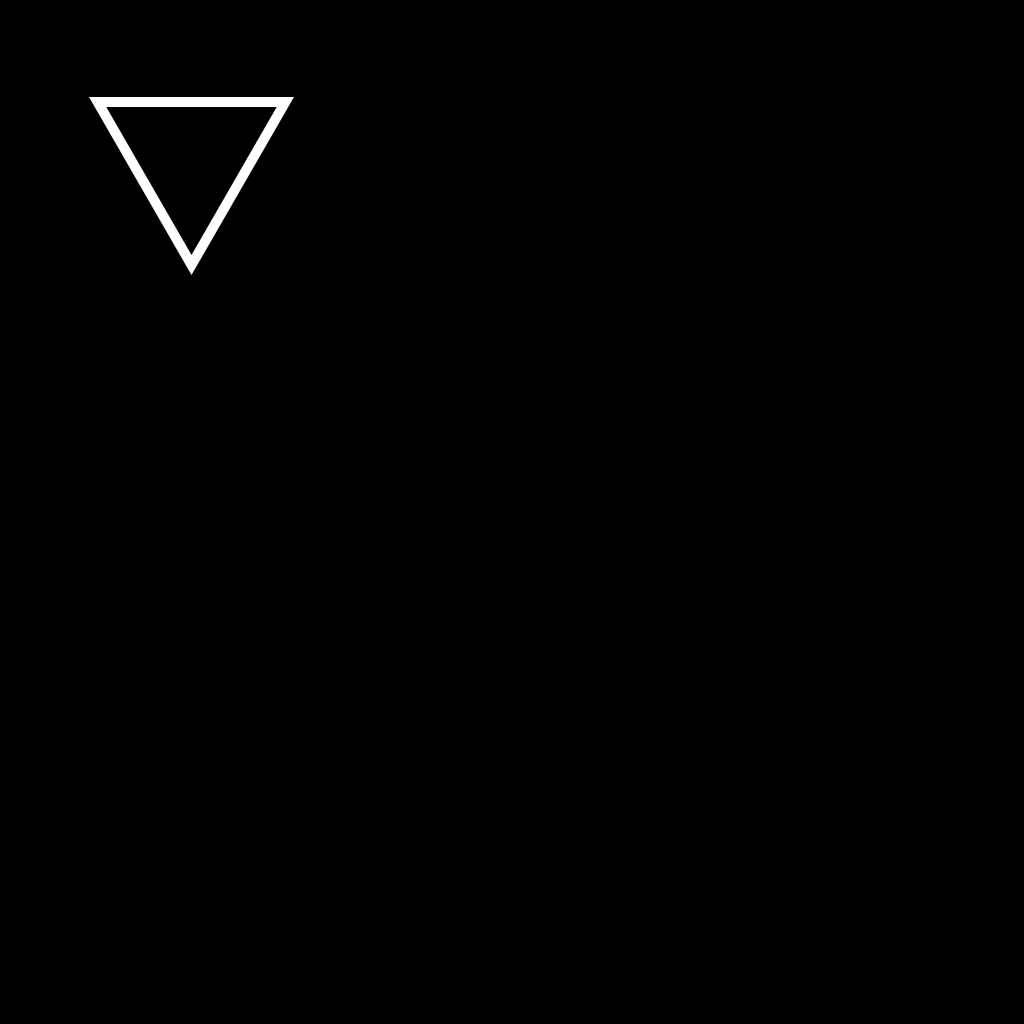
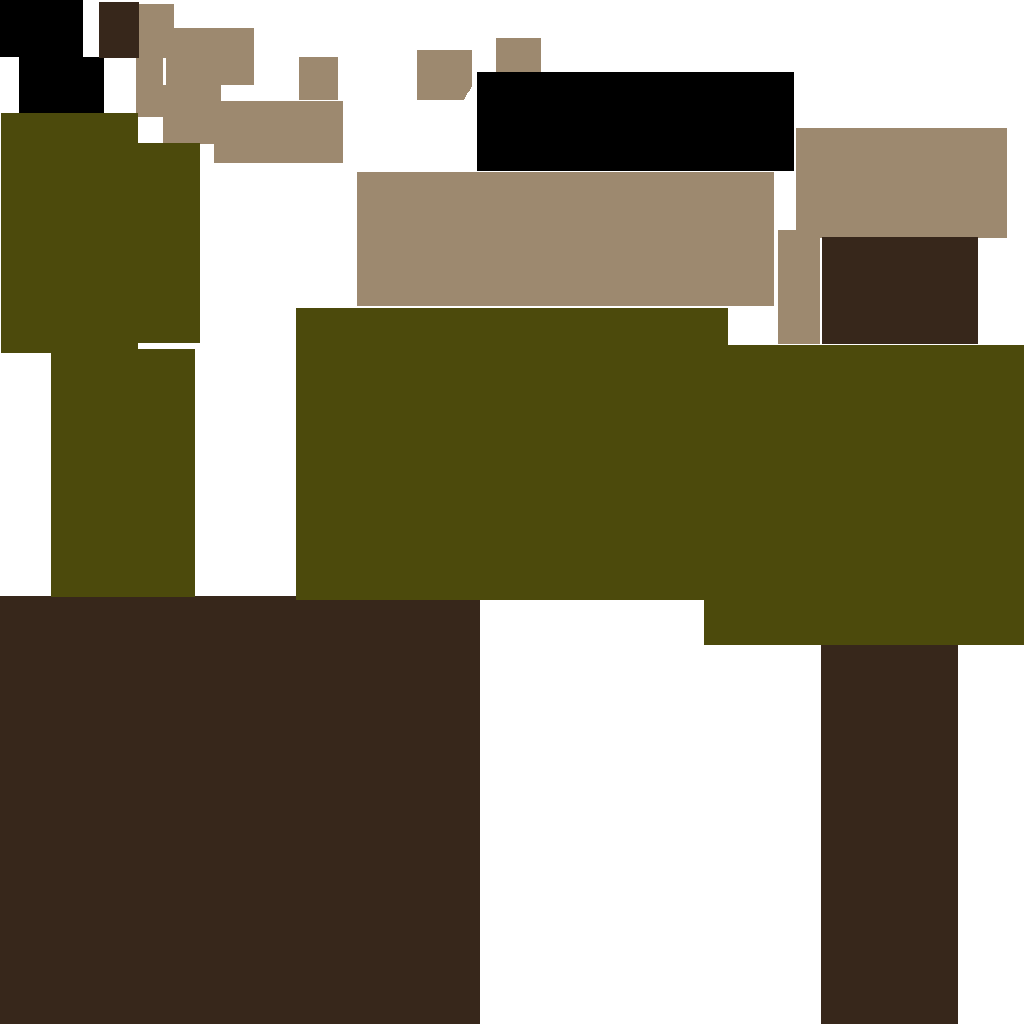
Layered file, before and after one edit (1024 × 1024). Changes by layer:
hid "Polygon 1", painted on it over [89, 97, 294, 275]
added layer "Layer 3" above "Layer 2" over [0, 0, 1024, 1024]
hid "Layer 1", painted on it over [0, 0, 1024, 1024]
